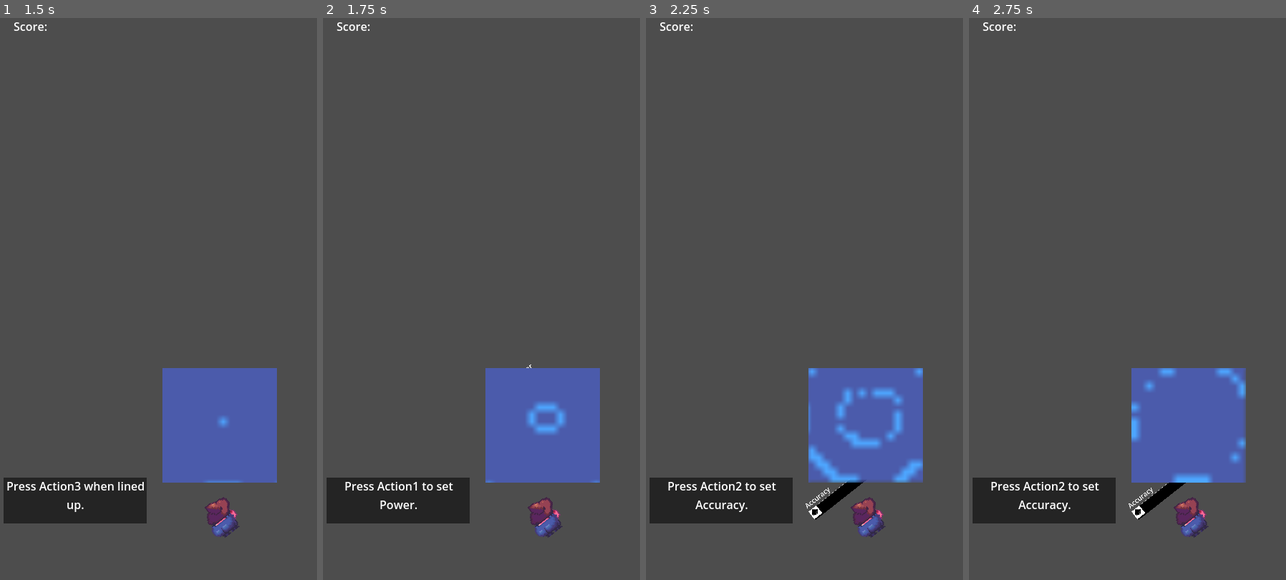
Above: before the commit, frames 1-4 (left to right).
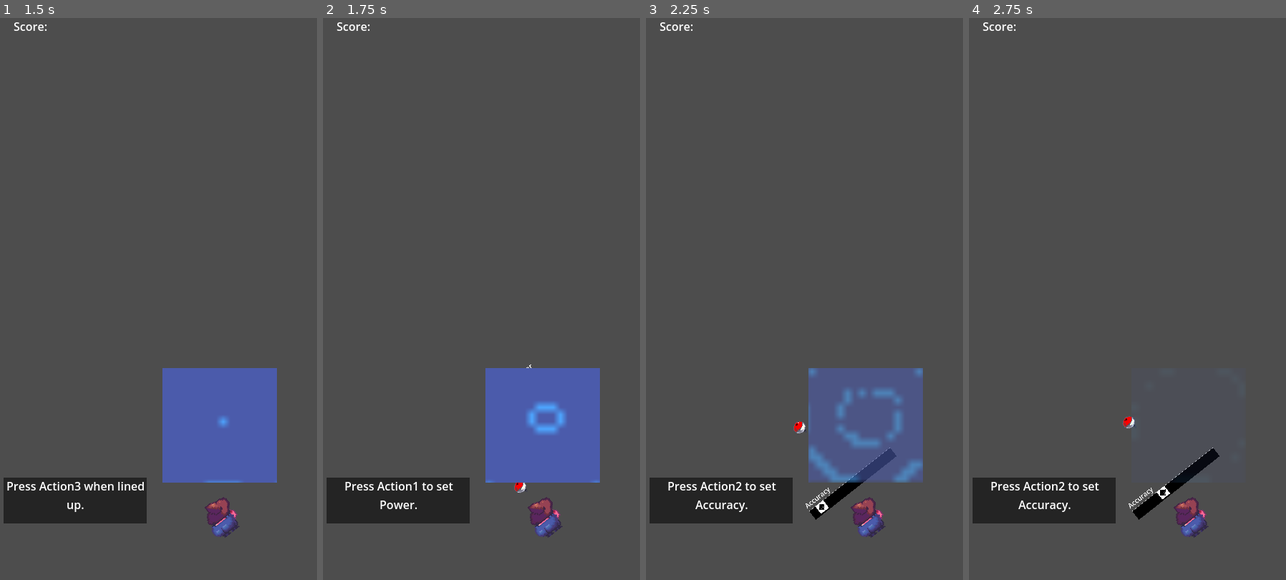
Above: after the commit, the same moments.

Repository: AndrewJDGalga/ggj2024
Game: Godot game, scene res://levels/testaj.tscn
Two runs of this game, one before a commit and one after it. Both use one fixed random seed, a clock stepped at 60 frames per second and the inputs below. This scene is started directly instead of the project's main scene.
Inputs:
- Up to frame 1 (1.5 s): hold Up (action1) 0.53-1.28 s; tap Down (action2) at 0.8, 1.35 s
- Up to frame 2 (1.75 s): tap Ctrl (action3) at 1.55 s
- Up to frame 3 (2.25 s): hold Up (action1) from 2.03 s (still down); tap Ctrl (action3) at 2.1 s
- Up to frame 4 (2.75 s): keep holding Up (action1)

Frame 1 is identical in both runs. In frame 2, less than 0.1% of the frame differs, in the area x 60-65%, y 82-85%; in frame 3, 7.5%; in frame 4, 7.5%, in the area x 48-88%, y 62-90%.

Commit message:
changed lure to follow meters to illustrate where it'll go

Diff:
--- a/entities/curtis.gd
+++ b/entities/curtis.gd
@@ -39,14 +39,18 @@
 				tut_text.set_label_text("Press Action3 when lined up.")
 				#if Input.is_action_just_pressed("action1") && Input.is_action_just_pressed("action2"):
 				if Input.is_action_just_pressed("action3"):
+					tut_text.set_label_text("Press Action1 to set Power.")
+					pow_meter.visible = true
+					pow_meter.start()
 					game_manager.cur_state = game_manager.PLAY_STATE.POWER
 				turn_for_casting(delta)
 			game_manager.PLAY_STATE.POWER:
-				tut_text.set_label_text("Press Action1 to set Power.")
-				pow_meter.visible = true
-				pow_meter.start()
+				lure.position.y = game_manager.lure_y_limit * pow_meter.get_percent()
 				if Input.is_action_pressed("action1"):
-					lure.position.y = game_manager.lure_y_limit * pow_meter.get_percent()
+					tut_text.set_label_text("Press Action2 to set Accuracy.")
+					accuracy_meter.visible = true
+					accuracy_meter.start()
+					#lure.position.y = game_manager.lure_y_limit * pow_meter.get_percent()
 					pow_meter.stop()
 					pow_meter.visible = false
 					game_manager.cur_state = game_manager.PLAY_STATE.ACCURACY
@@ -54,11 +58,8 @@
 					game_manager.lure_y_limit, 0, cur_throw_power,
 					pow_gain_rate, delta)
 			game_manager.PLAY_STATE.ACCURACY:
-				tut_text.set_label_text("Press Action2 to set Accuracy.")
-				accuracy_meter.visible = true
-				accuracy_meter.start()
+				lure.position.x = line_degree_limit * accuracy_meter.get_percent()
 				if Input.is_action_pressed("action2"):
-					lure.position.x = line_degree_limit * accuracy_meter.get_percent()
 					accuracy_meter.stop()
 					accuracy_meter.visible = false
 					game_manager.cur_state = game_manager.PLAY_STATE.CASTING
@@ -66,8 +67,10 @@
 					-line_degree_limit, line_degree_limit, cur_accuracy,
 					accuracy_gain_rate, delta)
 			game_manager.PLAY_STATE.CASTING:
-				lure.position.y = cur_throw_power
-				lure.position.x = cur_accuracy
+				#TODO determine if needed?
+				pass
+				#lure.position.y = cur_throw_power
+				#lure.position.x = cur_accuracy
 			game_manager.PLAY_STATE.CATCH_FAIL:
 				#TODO fail notice
 				game_manager.cur_state = game_manager.PLAY_STATE.LINE_UP
